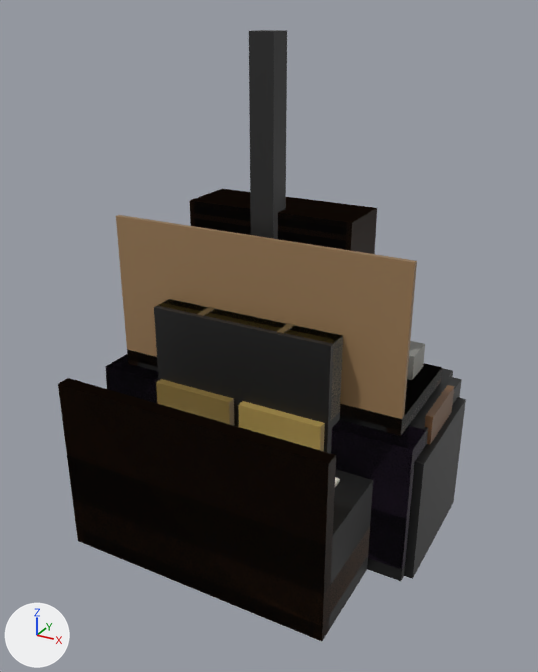
An edit to the glTF model assets/models/furniture.glb, drawn before and after from the same camera.
Rendered twice from a 50 mm camera at (1.92, -3.64, 2.9) aimed at (-0.01, -0.13, 1.15). Every picture has the same lights, and +X, +Y and +Z are marked at lower left. The picture after the commit comes second.

Before the edit, the objects in view are built like this:
```python
me_furn_haystack_hull = bpy.data.meshes.new('FURN_HayStack_Hull')
me_furn_haystack_hull.from_pydata(...)  # a box spanning x -0.55..0.55, y -0.5..0.5, z 0.0..1.35
me_furn_haystack_hull.materials.append(mat_flat)
me_furn_sofa_hull = bpy.data.meshes.new('FURN_Sofa_Hull')
me_furn_sofa_hull.from_pydata(...)  # a box spanning x -1.0..1.0, y -0.45..0.45, z 0.0..0.85
me_furn_sofa_hull.materials.append(mat_flat)
me_furn_workbench_hull = bpy.data.meshes.new('FURN_Workbench_Hull')
me_furn_workbench_hull.from_pydata(...)  # a box spanning x -0.9..0.9, y -0.35..0.35, z 0.0..0.95
me_furn_workbench_hull.materials.append(mat_flat)
ob_furn_haystack_hull = bpy.data.objects.new('FURN_HayStack_Hull', me_furn_haystack_hull)
ob_furn_haystack_hull.location = (0.0, 0.0, 0.0)
ob_furn_sofa_hull = bpy.data.objects.new('FURN_Sofa_Hull', me_furn_sofa_hull)
ob_furn_sofa_hull.location = (0.0, 0.0, 0.0)
ob_furn_workbench_hull = bpy.data.objects.new('FURN_Workbench_Hull', me_furn_workbench_hull)
ob_furn_workbench_hull.location = (0.0, 0.0, 0.0)
# also in view: 'FURN_HayStack' at (0.0, 0.0, 0.68); 'FURN_Bed' at (0.0, 0.0, 0.52); 'FURN_Bed_Hull' at (0.0, 0.0, 0.52); 'FURN_Table_Hull' at (0.0, 0.0, 0.38); 'FURN_Bookcase' at (0.0, 0.0, 0.95)
```
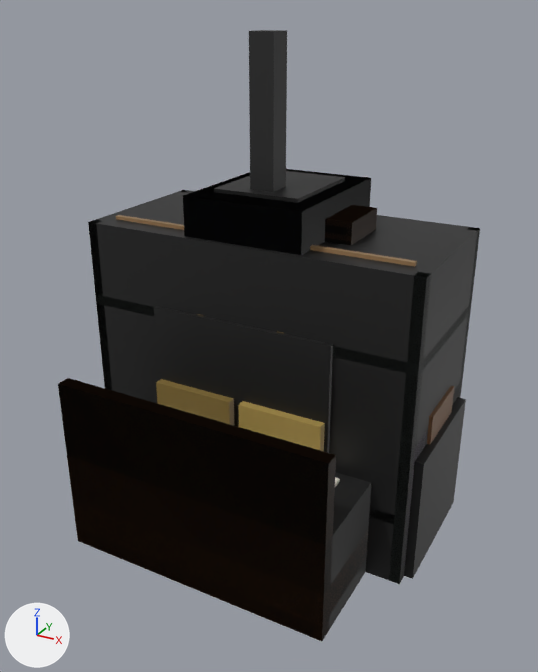
Location of each change, (x1, y1, x2, y2) in pixels of the pictures (538 x 672 px):
```json
{"object": "FURN_Bunk_Hull", "change": "added", "after": [88, 190, 479, 583]}
{"object": "FURN_ServerRack", "change": "added", "after": [183, 171, 371, 255]}
{"object": "FURN_Bunk", "change": "added", "after": [89, 190, 480, 584], "on screen": "mostly hidden"}
{"object": "FURN_ServerRack_Hull", "change": "added", "after": [183, 169, 371, 255]}
{"object": "FURN_Workbench", "change": "unchanged, covered by the edit", "before": [116, 215, 442, 436], "after": [116, 215, 417, 267]}
{"object": "FURN_Sofa_Hull", "change": "unchanged, covered by the edit", "before": [105, 355, 462, 581], "after": [401, 380, 462, 579]}
{"object": "FURN_Bookcase", "change": "unchanged, covered by the edit", "before": [189, 189, 377, 254], "after": [325, 205, 377, 245]}
{"object": "FURN_Sofa", "change": "unchanged, covered by the edit", "before": [106, 354, 426, 569], "after": [403, 433, 426, 565]}
```

Scene script edits in JSON lines:
```json
{"op": "add", "block": "me_furn_serverrack_hull", "code": ["me_furn_serverrack_hull = bpy.data.meshes.new('FURN_ServerRack_Hull')", "me_furn_serverrack_hull.from_pydata(...)  # a box spanning x -0.35..0.35, y -0.45..0.45, z 0.0..2.0", "me_furn_serverrack_hull.materials.append(mat_flat)"]}
{"op": "add", "block": "me_furn_serverrack", "code": ["me_furn_serverrack = bpy.data.meshes.new('FURN_ServerRack')", "me_furn_serverrack.from_pydata(...)  # 312 vertices, 468 faces; spans x -0.35..0.35, y -0.45..0.47, z 0.0..2.02", "me_furn_serverrack.materials.append(mat_flat)"]}
{"op": "add", "block": "me_furn_bunk_hull", "code": ["me_furn_bunk_hull = bpy.data.meshes.new('FURN_Bunk_Hull')", "me_furn_bunk_hull.from_pydata(...)  # a box spanning x -1.0..1.0, y -0.48..0.48, z 0.0..1.78", "me_furn_bunk_hull.materials.append(mat_flat)"]}
{"op": "add", "block": "me_furn_bunk", "code": ["me_furn_bunk = bpy.data.meshes.new('FURN_Bunk')", "me_furn_bunk.from_pydata(...)  # 152 vertices, 228 faces; spans x -1.0..1.0, y -0.48..0.52, z 0.0..1.78", "me_furn_bunk.materials.append(mat_flat)"]}
{"op": "add", "block": "ob_furn_serverrack_hull", "code": ["ob_furn_serverrack_hull = bpy.data.objects.new('FURN_ServerRack_Hull', me_furn_serverrack_hull)", "ob_furn_serverrack_hull.location = (0.0, 0.0, 0.0)"]}
{"op": "add", "block": "ob_furn_serverrack", "code": ["ob_furn_serverrack = bpy.data.objects.new('FURN_ServerRack', me_furn_serverrack)", "ob_furn_serverrack.location = (0.0, 0.0, 0.0)"]}
{"op": "add", "block": "ob_furn_bunk_hull", "code": ["ob_furn_bunk_hull = bpy.data.objects.new('FURN_Bunk_Hull', me_furn_bunk_hull)", "ob_furn_bunk_hull.location = (0.0, 0.0, 0.0)"]}
{"op": "add", "block": "ob_furn_bunk", "code": ["ob_furn_bunk = bpy.data.objects.new('FURN_Bunk', me_furn_bunk)", "ob_furn_bunk.location = (0.0, 0.0, 0.0)"]}
```
